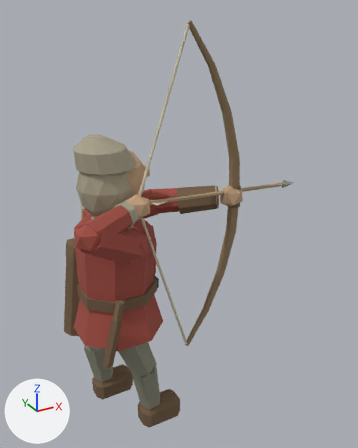
The glTF model assets/3d/models/units/infantry_archer.glb, before and after one commit.
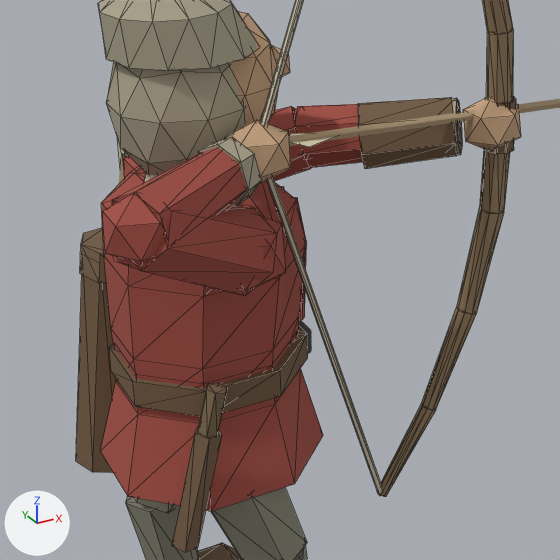
There are two pictures of each version: one whole from a 50 mm camera at (-0.874, -2.327, 2.376) aimed at (0.407, 0.002, 1.212), one close up on the part from 9% to 72% of the width and 33% to 83% of the height. Arrows for +X, +Y and +Z are at lower left; the lights stay in place. The last two pictures show the newer version. The close-ups show mesh edges as thin lines. Vertices at exactly the same position are counted once.

The older version as bpy lines, for what is in view:
```python
me_archer_padded_jack = bpy.data.meshes.new('Archer_padded_jack')
me_archer_padded_jack.from_pydata(...)  # 216 vertices, 368 faces; spans x -0.316..0.616, y -0.422..0.31, z 0.65..1.499
me_archer_padded_jack.materials.append(mat_team_cloth)  # red #a24d42
me_cone_409 = bpy.data.meshes.new('Cone.409')
me_cone_409.from_pydata(...)  # 106 vertices, 196 faces; spans x -0.184..0.62, y -0.295..0.151, z 1.329..1.786
me_cone_409.materials.append(mat_padded_linen)  # beige #aaa28b
me_icosphere_129 = bpy.data.meshes.new('Icosphere.129')
me_icosphere_129.from_pydata(...)  # an icosphere of 20 faces spanning x -0.005..0.135, y -0.236..-0.124, z 1.375..1.515; an icosphere of 20 faces spanning x 0.57..0.71, y -0.236..-0.124, z 1.335..1.475; an icosphere of 80 faces spanning x -0.052..0.186, y -0.122..0.122, z 1.392..1.705; an icosphere of 20 faces spanning x 0.143..0.224, y -0.037..0.037, z 1.523..1.605
me_icosphere_129.materials.append(mat_skin)  # beige #c7a481
ob_infantry_archer_padded_linen = bpy.data.objects.new('infantry_archer_padded_linen', me_cone_409)
ob_infantry_archer_padded_linen.location = (0.0, 0.0, 0.0)
ob_infantry_archer_skin = bpy.data.objects.new('infantry_archer_skin', me_icosphere_129)
ob_infantry_archer_skin.location = (0.0, 0.0, 0.0)
ob_infantry_archer_team_cloth = bpy.data.objects.new('infantry_archer_team_cloth', me_archer_padded_jack)
ob_infantry_archer_team_cloth.location = (0.0, 0.0, 0.0)
# also in view: 'infantry_archer_hose' at (0.0, 0.0, 0.418); 'infantry_archer_leather' at (0.22, 0.064, 0.731); 'infantry_archer_linen' at (0.121, 0.076, 1.4); 'infantry_archer_oak_dark' at (-0.1, 0.071, 0.971); 'infantry_archer_oak_light' at (0.455, 0.086, 1.145)
```
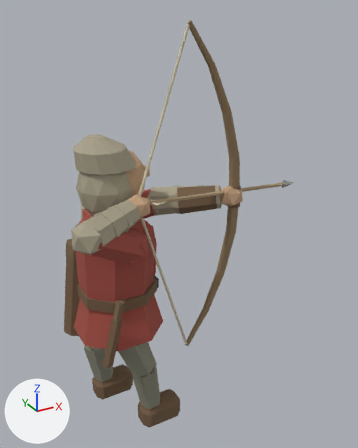
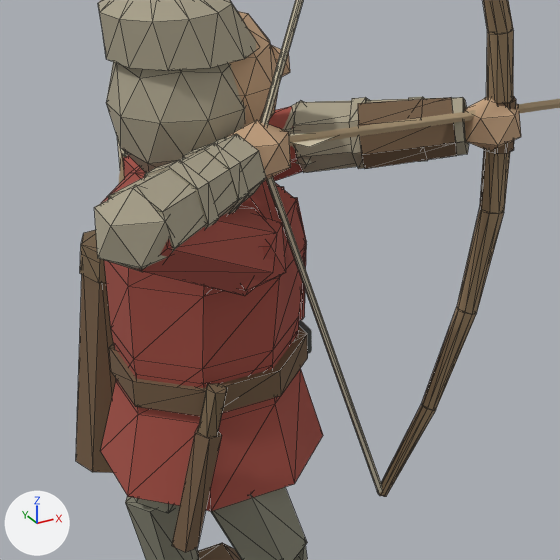
The change, as a list of edits to the scene's bpy script:
```text
Change me_cone_409:
    used by ob_infantry_archer_padded_linen; location = (0.0, 0.0, 0.0)
    remove me_cone_409.from_pydata(...)  # 106 vertices, 196 faces; spans x -0.184..0.62, y -0.295..0.151, z 1.329..1.786
    add me_cone_409.from_pydata(...)  # 186 vertices, 332 faces; spans x -0.33..0.632, y -0.425..0.155, z 1.262..1.786
    me_cone_409 part 1: a new loose piece, an icosphere of 20 faces spanning x -0.33..-0.17, y -0.425..-0.275, z 1.327..1.503, in mat_padded_linen (beige #aaa28b)
    me_cone_409 part 2: a new loose piece, an icosphere of 20 faces spanning x 0.21..0.37, y 0.005..0.155, z 1.262..1.438, in mat_padded_linen (beige #aaa28b)
    me_cone_409 part 3: the loose piece of 14 vertices spanning x -0.071..0.031, y -0.295..-0.158, z 1.374..1.505 is rebuilt with 14 vertices and now spans x -0.109..-0.011, y -0.319..-0.175, z 1.364..1.509
    me_cone_409 part 4: a new loose piece of 14 vertices spanning x -0.288..0.044, y -0.421..-0.151, z 1.34..1.506, in mat_padded_linen (beige #aaa28b)
    me_cone_409 part 5: a new loose piece of 14 vertices spanning x -0.201..-0.096, y -0.374..-0.217, z 1.349..1.509, in mat_padded_linen (beige #aaa28b)
    me_cone_409 part 6: a new loose piece of 14 vertices spanning x 0.243..0.632, y -0.197..0.144, z 1.275..1.463, in mat_padded_linen (beige #aaa28b)
    me_cone_409 part 7: a new loose piece of 14 vertices spanning x 0.346..0.468, y -0.081..0.068, z 1.292..1.452, in mat_padded_linen (beige #aaa28b)
    me_cone_409 part 8: a new loose piece of 14 vertices spanning x 0.453..0.566, y -0.151..-0.015, z 1.315..1.461, in mat_padded_linen (beige #aaa28b)
    me_cone_409 part 9
    14 vertices are removed from x 0.506..0.62, y -0.188..-0.057, z 1.329..1.461
    24 faces are deleted
Change me_archer_padded_jack:
    used by ob_infantry_archer_team_cloth; location = (0.0, 0.0, 0.0)
    remove me_archer_padded_jack.from_pydata(...)  # 216 vertices, 368 faces; spans x -0.316..0.616, y -0.422..0.31, z 0.65..1.499
    add me_archer_padded_jack.from_pydata(...)  # 164 vertices, 280 faces; spans x -0.296..0.328, y -0.422..0.31, z 0.65..1.483
    me_archer_padded_jack part 10: the loose piece of 14 vertices spanning x 0.249..0.616, y -0.184..0.137, z 1.284..1.455 is deleted
    me_archer_padded_jack part 11: the loose piece of 14 vertices spanning x -0.283..0.028, y -0.413..-0.163, z 1.349..1.499 is deleted
    me_archer_padded_jack part 12: the loose piece of 12 vertices spanning x -0.316..-0.184, y -0.413..-0.287, z 1.341..1.489 is deleted
    other edits to the shape of me_archer_padded_jack do not show in these pictures
```

Location of each change, [x1, y1, x2, y2] in pixels of the close-ups (560 x 560 px):
'infantry_archer_team_cloth', reshaped (38% narrower): before [101, 101, 462, 511]; after [101, 106, 323, 511]
'infantry_archer_padded_linen', reshaped: before [98, 0, 462, 207]; after [94, 0, 469, 272]
part 1 of me_cone_409, added (beige): after [94, 185, 172, 272]
part 2 of me_cone_409, added: after [283, 101, 312, 167]
part 3 of me_cone_409, rebuilt: before [198, 137, 262, 207]; after [182, 143, 249, 214]
part 4 of me_cone_409, added (beige): after [108, 134, 266, 253]
part 5 of me_cone_409, added (beige): after [144, 160, 219, 229]
part 6 of me_cone_409, added (beige): after [293, 97, 469, 173]
part 7 of me_cone_409, added (beige): after [349, 97, 369, 169]
part 8 of me_cone_409, added: after [408, 97, 428, 161]
part 9 of me_cone_409, deleted: before [451, 98, 462, 155]
part 10 of me_archer_padded_jack, deleted (red): before [295, 101, 462, 168]
part 11 of me_archer_padded_jack, deleted (red): before [112, 148, 246, 236]
part 12 of me_archer_padded_jack, deleted (red): before [102, 195, 164, 263]
